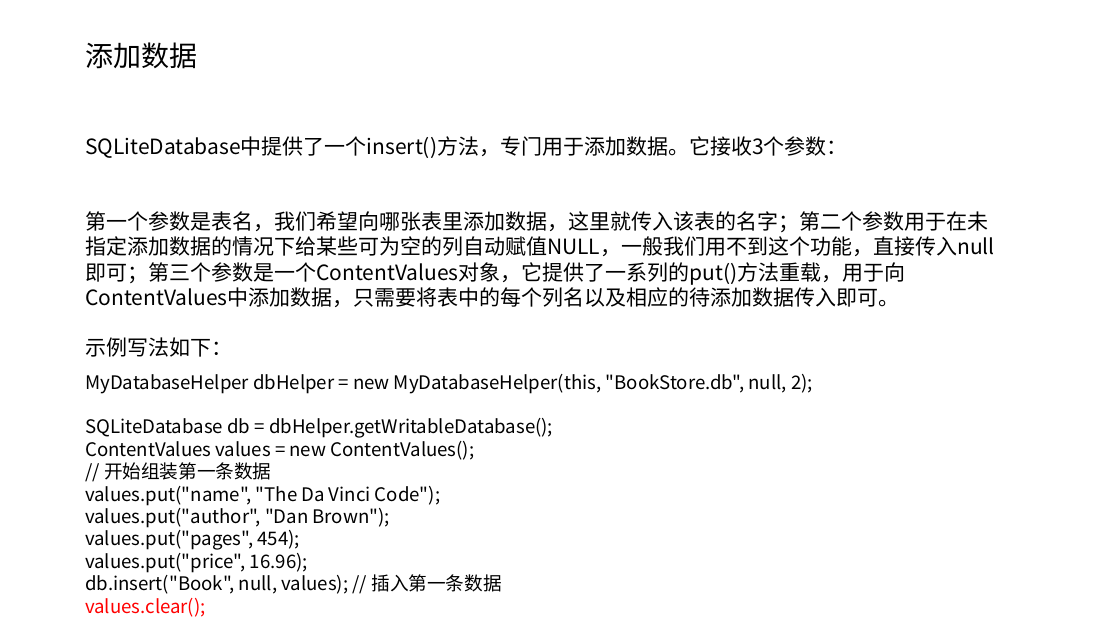
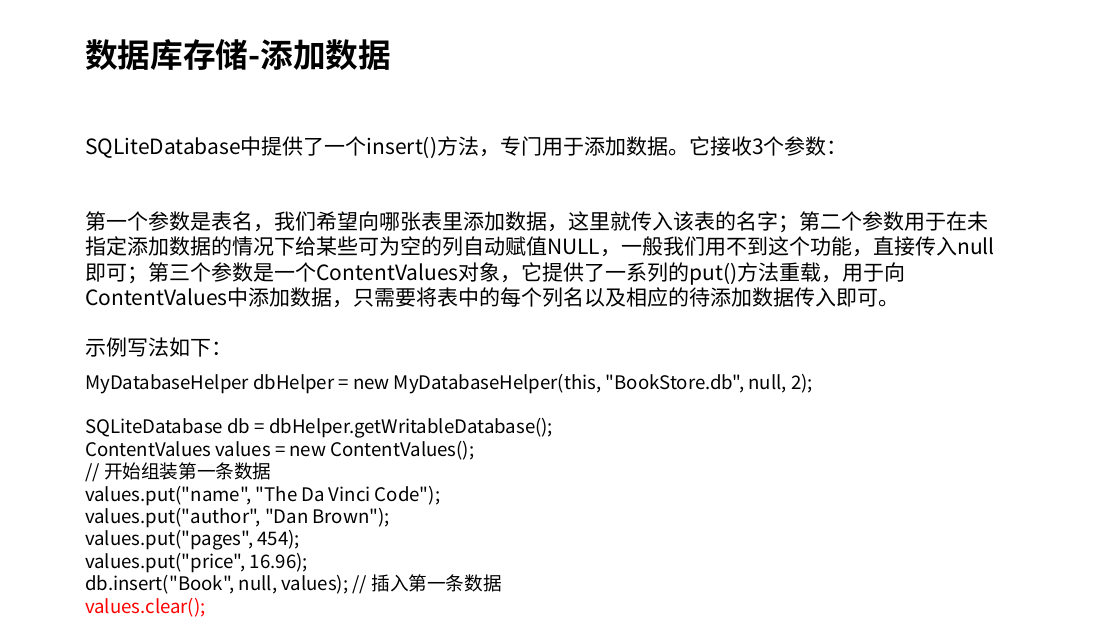
Before and after one commit to MultmediaMetaverse/LearningMultiMedia, a slide deck: slide 18 of Android 持久化技术+跨程序共享数据技术ContentProvider详解.pptx (slide 16 before the commit). Drawn at 1120x630 pixels with LibreOffice and Linux fonts; fonts in the diff are those of the drawing. Boxes give left, top, right and bottom in pixels: in the first picture for what was removed or moved away, otherwise in the second. Text is boxed around its words. In the diff, an @@ line names an element or a change of style, - is before the commit and + after.

```diff
--- a/Android 持久化技术+跨程序共享数据技术ContentProvider详解.pptx
+++ b/Android 持久化技术+跨程序共享数据技术ContentProvider详解.pptx
@@ title at [85, 39, 391, 70]: text changed; size 24 to 28 pt; bold on @@
-添加数据
+数据库存储-添加数据
```
Also in this commit, not shown: 30 other slides changed, 2 slides added, 1 slide removed.
